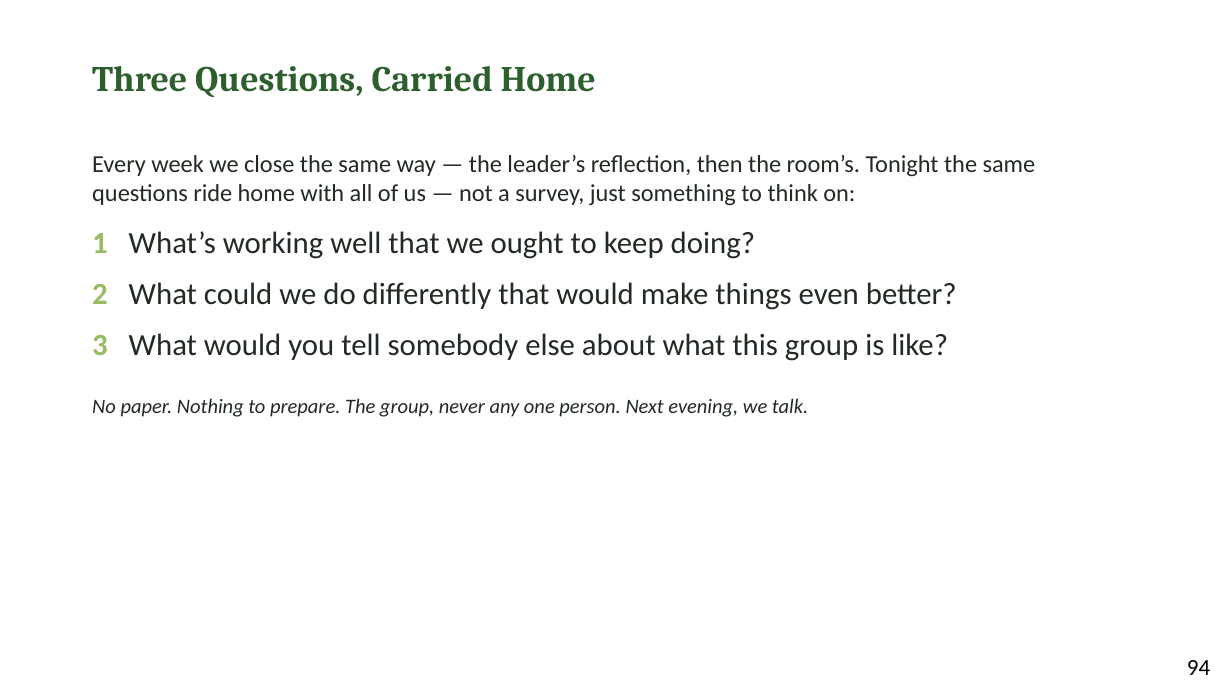
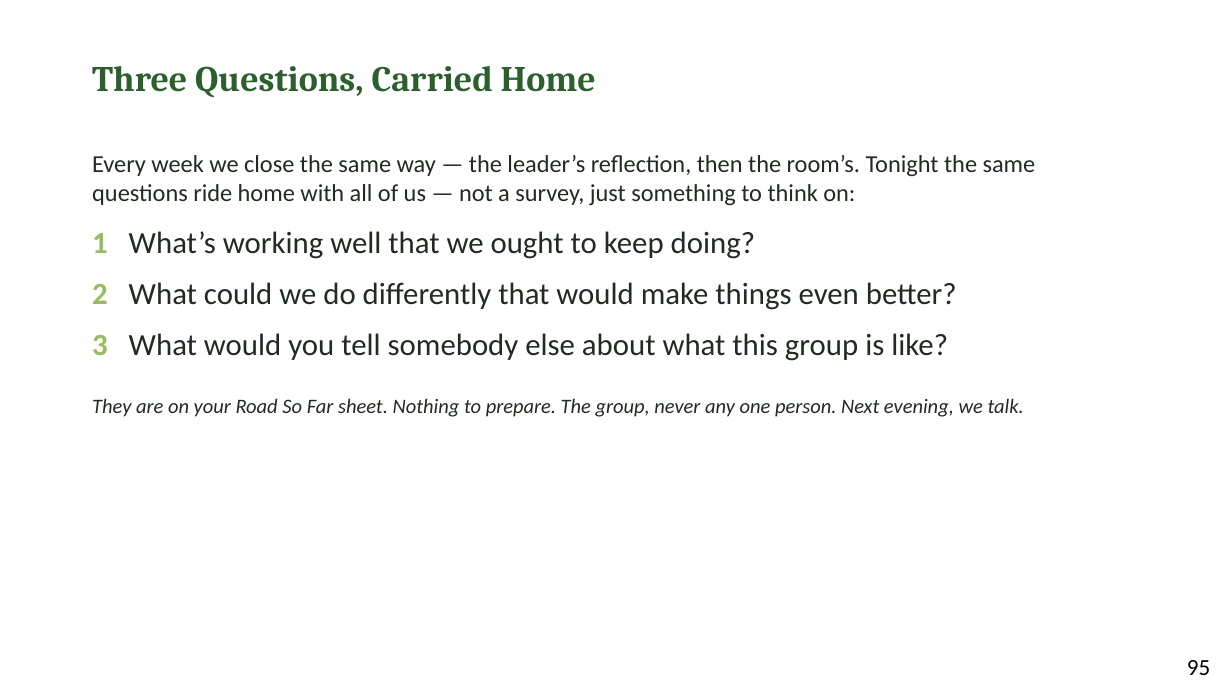
Before and after one commit to jgtittle-ministries/fellowship-of-the-heart-pilot-at-cca-dev, a slide deck: slide 16 of _implementation-notes/evening-series/FotH Evening Session 6 Slides DRAFT v1.pptx (slide 15 before the commit). Drawn at 1232x693 pixels with LibreOffice and Linux fonts; fonts in the diff are those of the drawing. Boxes give left, top, right and bottom in pixels: in the first picture for what was removed or moved away, otherwise in the second. Text is boxed around its words. In the diff, an @@ line names an element or a change of style, - is before the commit and + after.

```diff
--- a/_implementation-notes/evening-series/FotH Evening Session 6 Slides DRAFT v1.pptx
+++ b/_implementation-notes/evening-series/FotH Evening Session 6 Slides DRAFT v1.pptx
@@ text at (x1=92, y1=398, x2=1024, y2=417): text changed @@
-No paper. Nothing to prepare. The group, never any one person. Next evening, we talk.
+They are on your Road So Far sheet. Nothing to prepare. The group, never any one person. Next evening, we talk.
@@ text at (x1=1187, y1=660, x2=1210, y2=675): text changed @@
-94
+95
```
Also in this commit, not shown: 12 other slides changed, 1 slide added, 51 other files.
